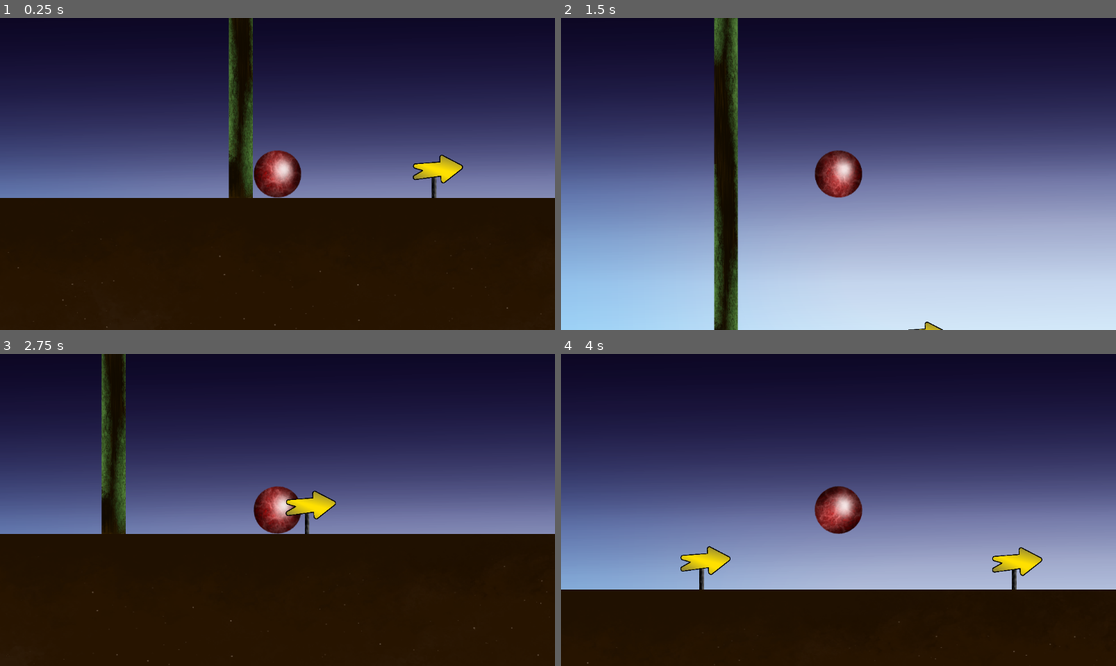
Above: before the commit, frames 1-4 (two rows, left to right).
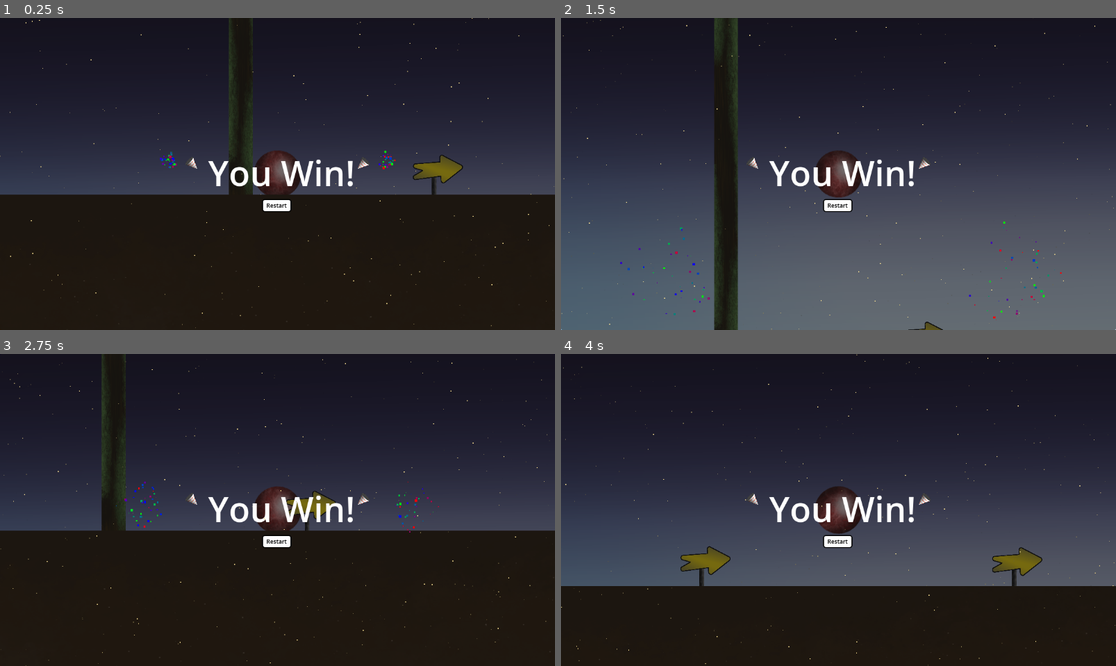
Above: after the commit, the same moments.

Repository: Cicadaware/Basic-Side-Scroller
Game: Godot game, scene res://node_2d.tscn
Two runs of this game, one before a commit and one after it. Both use one fixed random seed, a clock stepped at 60 frames per second and the inputs below.
Inputs:
- Up to frame 1 (0.25 s): no input
- Up to frame 2 (1.5 s): tap Enter (ui_accept) at 0.5, 0.77 s; hold Right (ui_right) 0.53-1.28 s; hold Left (ui_left) from 1.28 s (still down)
- Up to frame 3 (2.75 s): tap Enter (ui_accept) at 1.52 s; release Left (ui_left) at 2.03 s; hold Right (ui_right) from 2.03 s (still down)
- Up to frame 4 (4 s): tap Enter (ui_accept) at 3.02, 3.77 s; release Right (ui_right) at 3.53 s; hold Left (ui_left) from 3.53 s (still down)

The runs differ from the first frame. In frame 1, 36% of the frame differs, in the area x 0-100%, y 0-100%; in frame 2, 77%; in frame 3, 36%; in frame 4, 54%.

Commit message:
updated platform mechanics, added death area

Diff:
--- a/node_2d.gd
+++ b/node_2d.gd
@@ -11,8 +11,12 @@
 	get_tree().paused = true
 
 	var window_size = get_viewport().get_visible_rect().size
-	$WinScreen/Confetti.position = window_size / 2
-	$WinScreen/Confetti2.position = window_size / 2
+
+	var particleOffset = Vector2(200, 0)
+	$WinScreen/Confetti.position = window_size / 2 - particleOffset
+	$WinScreen/Confetti2.position = window_size / 2 + particleOffset
+
+	$WinScreen/Sparkles.position = window_size / 2
 
 	$WinScreen/Confetti.emitting = true
 	$WinScreen/Confetti2.emitting = true
@@ -25,11 +29,11 @@
 func _ready():
 	timer.start()
 	timer.timeout.connect(_on_timer_timeout)
-	print(get_tree().get_nodes_in_group("disappearingPlatform"))
-
+	get_tree().call_group("disappearingPlatform2", "toggle_state")
 
 func _on_timer_timeout():
 	get_tree().call_group("disappearingPlatform", "toggle_state")
+	get_tree().call_group("disappearingPlatform2", "toggle_state")
 
 func _on_death_area_body_entered(body):
 	if body.is_in_group("Player"):
--- a/node_2d.tscn
+++ b/node_2d.tscn
@@ -14,8 +14,17 @@
 [ext_resource type="Texture2D" uid="uid://buyudrv5tymtm" path="res://resources/woodenFreePlatform.png" id="8_x0ka3"]
 [ext_resource type="Script" uid="uid://bnp27742672bv" path="res://platform_2.gd" id="9_d2bti"]
 [ext_resource type="Script" uid="uid://botwx5exfi6mk" path="res://platform_7.gd" id="9_ta5nu"]
+[ext_resource type="Script" uid="uid://d1nu8pnd3gygv" path="res://platform_9.gd" id="10_7vxoj"]
 [ext_resource type="Texture2D" uid="uid://cndyufnbe1a25" path="res://resources/woodenbeam.png" id="10_x0ka3"]
 [ext_resource type="Script" uid="uid://csrh0ppiip4c4" path="res://platform_4.gd" id="11_ta5nu"]
+[ext_resource type="Script" uid="uid://8x6tidd465bx" path="res://platform_11.gd" id="15_ei405"]
+[ext_resource type="Script" uid="uid://cicessxts8typ" path="res://platform_12.gd" id="16_e8dv2"]
+[ext_resource type="Script" uid="uid://crds0suisuabe" path="res://win_screen.gd" id="16_flf07"]
+[ext_resource type="Script" uid="uid://7j3che1u565o" path="res://platform_10.gd" id="17_2nhjh"]
+[ext_resource type="Texture2D" uid="uid://dn6hoosy810dy" path="res://resources/confetti_cannon.png" id="21_ei405"]
+
+[sub_resource type="RectangleShape2D" id="RectangleShape2D_d21ai"]
+size = Vector2(94.5, 221)
 
 [sub_resource type="CircleShape2D" id="CircleShape2D_epypp"]
 
@@ -34,18 +43,33 @@
 [sub_resource type="RectangleShape2D" id="RectangleShape2D_nr8wp"]
 size = Vector2(123.2, 130.548)
 
-[sub_resource type="RectangleShape2D" id="RectangleShape2D_d21ai"]
-size = Vector2(94.5, 221)
+[sub_resource type="Theme" id="Theme_k73cj"]
+
+[sub_resource type="StyleBoxFlat" id="StyleBoxFlat_rjqkl"]
+bg_color = Color(1, 1, 1, 1)
+border_width_left = 2
+border_width_top = 2
+border_width_right = 2
+border_width_bottom = 2
+border_color = Color(0, 0, 0, 1)
+corner_radius_top_left = 5
+corner_radius_top_right = 5
+corner_radius_bottom_right = 5
+corner_radius_bottom_left = 5
 
 [sub_resource type="Gradient" id="Gradient_flf07"]
 offsets = PackedFloat32Array(0, 0.46835443, 1)
 colors = PackedColorArray(1, 0, 0, 1, 0, 0, 1, 1, 0, 1, 0, 1)
 
+[sub_resource type="Gradient" id="Gradient_ta5nu"]
+offsets = PackedFloat32Array(0.19178082, 1)
+colors = PackedColorArray(1, 1, 1, 1, 0, 0, 0, 0)
+
 [sub_resource type="RectangleShape2D" id="RectangleShape2D_x0ka3"]
 size = Vector2(130.932, 125.268)
 
 [sub_resource type="RectangleShape2D" id="RectangleShape2D_flf07"]
-size = Vector2(4528, 2819)
+size = Vector2(10971, 2819)
 
 [node name="Node2D" type="Node2D"]
 script = ExtResource("1_kdubu")
@@ -59,6 +83,18 @@
 texture = ExtResource("7_0h7mo")
 stretch_mode = 5
 
+[node name="WinArea" type="Area2D" parent="."]
+position = Vector2(4448, -1712)
+
+[node name="CollisionShape2D" type="CollisionShape2D" parent="WinArea"]
+position = Vector2(17, 1)
+shape = SubResource("RectangleShape2D_d21ai")
+
+[node name="Sprite2D" type="Sprite2D" parent="WinArea"]
+position = Vector2(56.1634, 0.885365)
+scale = Vector2(0.718811, 0.577528)
+texture = ExtResource("7_d21ai")
+
 [node name="Player" type="RigidBody2D" parent="." groups=["Player"]]
 position = Vector2(-229, -53)
 script = ExtResource("1_0e48y")
@@ -119,50 +155,6 @@
 position = Vector2(3987.494, -480.7116)
 rotation = -0.3918492
 scale = Vector2(0.22519, 0.237951)
-texture = ExtResource("5_q6r6c")
-
-[node name="arrowPost10" type="Sprite2D" parent="."]
-position = Vector2(4468.94, -683.88947)
-scale = Vector2(0.135714, 0.14939)
-texture = ExtResource("2_x0ka3")
-
-[node name="arrowPost11" type="Sprite2D" parent="."]
-position = Vector2(4054.266, -905.86304)
-scale = Vector2(0.135714, 0.14939)
-texture = ExtResource("2_x0ka3")
-
-[node name="arrowPost12" type="Sprite2D" parent="."]
-position = Vector2(4380.949, -1144.3577)
-scale = Vector2(0.135714, 0.14939)
-texture = ExtResource("2_x0ka3")
-
-[node name="arrowPost13" type="Sprite2D" parent="."]
-position = Vector2(4013.3323, -1423.9607)
-scale = Vector2(0.135714, 0.14939)
-texture = ExtResource("2_x0ka3")
-
-[node name="Arrow8" type="Sprite2D" parent="."]
-position = Vector2(4468.94, -707.88947)
-rotation = -2.41671
-scale = Vector2(0.157189, 0.214412)
-texture = ExtResource("5_q6r6c")
-
-[node name="Arrow9" type="Sprite2D" parent="."]
-position = Vector2(4051.766, -932.86304)
-rotation = -0.735509
-scale = Vector2(0.152156, 0.211263)
-texture = ExtResource("5_q6r6c")
-
-[node name="Arrow10" type="Sprite2D" parent="."]
-position = Vector2(4384.0005, -1160.0002)
-rotation = -2.1936
-scale = Vector2(0.150133, 0.184681)
-texture = ExtResource("5_q6r6c")
-
-[node name="Arrow11" type="Sprite2D" parent="."]
-position = Vector2(4006.3323, -1447.9607)
-rotation = -0.519905
-scale = Vector2(0.173327, 0.186074)
 texture = ExtResource("5_q6r6c")
 
 [node name="arrowPost7" type="Sprite2D" parent="."]
@@ -203,7 +195,7 @@
 shape = SubResource("RectangleShape2D_hqns4")
 
 [node name="Platform 5" type="StaticBody2D" parent="." groups=["Ground"]]
-position = Vector2(1487, -1161)
+position = Vector2(1488, -1208)
 scale = Vector2(2, 0.383)
 constant_linear_velocity = Vector2(0, 0.035)
 
@@ -216,10 +208,23 @@
 position = Vector2(5.375, -28.7206)
 shape = SubResource("RectangleShape2D_hqns4")
 
-[node name="Platform 9" type="StaticBody2D" parent="." groups=["Ground"]]
+[node name="Platform 9" type="StaticBody2D" parent="." groups=["Ground", "disappearingPlatform2"]]
 position = Vector2(4461, -646)
 scale = Vector2(2, 0.383)
 constant_linear_velocity = Vector2(0, 0.035)
+script = ExtResource("10_7vxoj")
+
+[node name="ArrowPost" type="Sprite2D" parent="Platform 9"]
+position = Vector2(3.9699707, -98.9281)
+scale = Vector2(0.067857, 0.39005223)
+texture = ExtResource("2_x0ka3")
+
+[node name="Arrow" type="Sprite2D" parent="Platform 9"]
+position = Vector2(3.9699707, -161.59131)
+rotation = -1.7837216
+scale = Vector2(0.2784122, 0.42505613)
+skew = -1.1898504
+texture = ExtResource("5_q6r6c")
 
 [node name="Sprite2D" type="Sprite2D" parent="Platform 9"]
 position = Vector2(4.99998, 31.3318)
@@ -264,9 +269,19 @@
 constant_linear_velocity = Vector2(0, 0.035)
 script = ExtResource("9_ta5nu")
 
+[node name="ArrowPost" type="Sprite2D" parent="Platform 7"]
+position = Vector2(2.190796, -100.84888)
+scale = Vector2(0.067857, 0.39005223)
+texture = ExtResource("2_x0ka3")
+
+[node name="Arrow" type="Sprite2D" parent="Platform 7"]
+position = Vector2(6.065796, -194.19092)
+scale = Vector2(0.112595, 0.621282)
+texture = ExtResource("5_q6r6c")
+
 [node name="Sprite2D" type="Sprite2D" parent="Platform 7"]
-position = Vector2(3.99998, -62.66313)
-rotation = 3.1415927
+position = Vector2(4, -62.663086)
+rotation = -3.1415925
 scale = Vector2(0.159696, 0.835509)
 texture = ExtResource("8_ir8iy")
 
@@ -274,27 +289,17 @@
 position = Vector2(5.375, -28.7206)
 shape = SubResource("RectangleShape2D_hqns4")
 
-[node name="arrowPost8" type="Sprite2D" parent="Platform 7"]
-position = Vector2(2.190796, -100.84888)
-scale = Vector2(0.067857, 0.39005223)
-texture = ExtResource("2_x0ka3")
-
-[node name="Arrow15" type="Sprite2D" parent="Platform 7"]
-position = Vector2(6.065796, -194.19092)
-scale = Vector2(0.112595, 0.621282)
-texture = ExtResource("5_q6r6c")
-
 [node name="Platform 2" type="StaticBody2D" parent="." groups=["Ground", "disappearingPlatform"]]
 position = Vector2(1090, -437)
 scale = Vector2(2, 0.383)
 script = ExtResource("9_d2bti")
 
-[node name="arrowPost4" type="Sprite2D" parent="Platform 2"]
+[node name="ArrowPost" type="Sprite2D" parent="Platform 2"]
 position = Vector2(2.1330566, -117.13577)
 scale = Vector2(0.067857, 0.39005223)
 texture = ExtResource("2_x0ka3")
 
-[node name="Arrow4" type="Sprite2D" parent="Platform 2"]
+[node name="Arrow" type="Sprite2D" parent="Platform 2"]
 position = Vector2(0.88305664, -187.63187)
 rotation = -1.362245
 scale = Vector2(0.2724606, 0.41510135)
@@ -341,12 +346,12 @@
 scale = Vector2(2, 0.383)
 script = ExtResource("11_ta5nu")
 
-[node name="arrowPost6" type="Sprite2D" parent="Platform 4"]
+[node name="ArrowPost" type="Sprite2D" parent="Platform 4"]
 position = Vector2(2.1661377, -91.2811)
 scale = Vector2(0.067857, 0.39005223)
 texture = ExtResource("2_x0ka3")
 
-[node name="Arrow6" type="Sprite2D" parent="Platform 4"]
+[node name="Arrow" type="Sprite2D" parent="Platform 4"]
 position = Vector2(3.5, -154.04706)
 rotation = -1.2479644
 scale = Vector2(0.23707329, 0.42416388)
@@ -363,9 +368,22 @@
 position = Vector2(5.5, 0)
 shape = SubResource("RectangleShape2D_ta5nu")
 
-[node name="Platform 11" type="StaticBody2D" parent="." groups=["Ground"]]
+[node name="Platform 11" type="StaticBody2D" parent="." groups=["Ground", "disappearingPlatform2"]]
 position = Vector2(4389, -1114)
 scale = Vector2(2, 0.383)
+script = ExtResource("15_ei405")
+
+[node name="ArrowPost" type="Sprite2D" parent="Platform 11"]
+position = Vector2(-4.0253906, -79.262695)
+scale = Vector2(0.067857, 0.39005223)
+texture = ExtResource("2_x0ka3")
+
+[node name="Arrow" type="Sprite2D" parent="Platform 11"]
+position = Vector2(-2.4997559, -120.10498)
+rotation = -1.7074647
+scale = Vector2(0.32139105, 0.29110026)
+skew = -1.1735344
+texture = ExtResource("5_q6r6c")
 
 [node name="Sprite2D" type="Sprite2D" parent="Platform 11"]
 position = Vector2(4.50005, 36.5534)
@@ -376,9 +394,22 @@
 position = Vector2(5, 0)
 shape = SubResource("RectangleShape2D_hqns4")
 
-[node name="Platform 12" type="StaticBody2D" parent="." groups=["Ground"]]
-position = Vector2(4003, -1396)
-scale = Vector2(2, 0.383)
+[node name="Platform 12" type="StaticBody2D" parent="." groups=["Ground", "disappearingPlatform"]]
+position = Vector2(4000, -1360.0001)
+scale = Vector2(2, 0.383)
+script = ExtResource("16_e8dv2")
+
+[node name="ArrowPost" type="Sprite2D" parent="Platform 12"]
+position = Vector2(5.1661377, -73.004395)
+scale = Vector2(0.067857, 0.39005223)
+texture = ExtResource("2_x0ka3")
+
+[node name="Arrow" type="Sprite2D" parent="Platform 12"]
+position = Vector2(1.6661377, -135.66748)
+rotation = -1.2479644
+scale = Vector2(0.23707329, 0.42416388)
+skew = 1.1387788
+texture = ExtResource("5_q6r6c")
 
 [node name="Sprite2D" type="Sprite2D" parent="Platform 12"]
 position = Vector2(5.50005, -33.9426)
@@ -390,9 +421,22 @@
 position = Vector2(5.5, 0.000235558)
 shape = SubResource("RectangleShape2D_hqns4")
 
-[node name="Platform 10" type="StaticBody2D" parent="." groups=["Ground"]]
+[node name="Platform 10" type="StaticBody2D" parent="." groups=["Ground", "disappearingPlatform"]]
 position = Vector2(4052, -868)
 scale = Vector2(2, 0.383)
+script = ExtResource("17_2nhjh")
+
+[node name="ArrowPost" type="Sprite2D" parent="Platform 10"]
+position = Vector2(1.1330566, -98.85913)
+scale = Vector2(0.067857, 0.39005223)
+texture = ExtResource("2_x0ka3")
+
+[node name="Arrow" type="Sprite2D" parent="Platform 10"]
+position = Vector2(-0.11694336, -169.35522)
+rotation = -1.362245
+scale = Vector2(0.2724606, 0.41510138)
+skew = 1.190663
+texture = ExtResource("5_q6r6c")
 
 [node name="Sprite2D" type="Sprite2D" parent="Platform 10"]
 position = Vector2(5.00005, -33.9425)
@@ -400,7 +444,7 @@
 scale = Vector2(0.165, 0.613575)
 texture = ExtResource("8_x0ka3")
 
-[node name="CollisionShape2D4" type="CollisionShape2D" parent="Platform 10" groups=["Ground"]]
+[node name="CollisionShape2D" type="CollisionShape2D" parent="Platform 10" groups=["Ground"]]
 position = Vector2(5, 0)
 shape = SubResource("RectangleShape2D_hqns4")
 
@@ -447,20 +491,8 @@
 position = Vector2(2.59999, 2.61664)
 shape = SubResource("RectangleShape2D_nr8wp")
 
-[node name="WinArea" type="Area2D" parent="."]
-position = Vector2(4448, -1769)
-
-[node name="CollisionShape2D" type="CollisionShape2D" parent="WinArea"]
-position = Vector2(17, 1)
-shape = SubResource("RectangleShape2D_d21ai")
-
-[node name="Sprite2D" type="Sprite2D" parent="WinArea"]
-position = Vector2(56.1634, 0.885365)
-scale = Vector2(0.718811, 0.577528)
-texture = ExtResource("7_d21ai")
-
 [node name="Platform 13" type="StaticBody2D" parent="." groups=["Ground"]]
-position = Vector2(4445, -1638)
+position = Vector2(4448, -1584)
 scale = Vector2(2, 0.383)
 constant_linear_velocity = Vector2(0, 0.035)
 
@@ -474,7 +506,7 @@
 shape = SubResource("RectangleShape2D_hqns4")
 
 [node name="WinScreen" type="CanvasLayer" parent="."]
-visible = false
+script = ExtResource("16_flf07")
 
 [node name="Panel" type="Panel" parent="WinScreen"]
 anchors_preset = 15
@@ -485,38 +517,49 @@
 
 [node name="Label" type="Label" parent="WinScreen/Panel"]
 layout_mode = 1
-anchors_preset = 14
+anchors_preset = 8
+anchor_left = 0.5
 anchor_top = 0.5
-anchor_right = 1.0
+anchor_right = 0.5
 anchor_bottom = 0.5
-offset_top = -11.5
-offset_bottom = 11.5
+offset_left = -144.0
+offset_top = -52.0
+offset_right = 160.0
+offset_bottom = 47.0
 grow_horizontal = 2
 grow_vertical = 2
+theme_override_font_sizes/font_size = 72
 text = "You Win!"
 horizontal_alignment = 1
 vertical_alignment = 1
 
 [node name="RestartButton" type="Button" parent="WinScreen"]
 process_mode = 2
-anchors_preset = -1
-anchor_left = 0.472
-anchor_top = 0.52
-anchor_right = 0.529
-anchor_bottom = 0.568
-offset_left = 0.255981
-offset_top = 0.039978
-offset_right = -0.408081
-offset_bottom = -0.0640259
+anchors_preset = 8
+anchor_left = 0.5
+anchor_top = 0.5
+anchor_right = 0.5
+anchor_bottom = 0.5
+offset_left = -32.0
+offset_top = 52.0
+offset_right = 29.0
+offset_bottom = 79.0
 grow_horizontal = 2
 grow_vertical = 2
+size_flags_vertical = 4
+theme = SubResource("Theme_k73cj")
+theme_override_colors/font_color = Color(0, 0, 0, 1)
+theme_override_colors/font_focus_color = Color(0, 0, 0, 1)
+theme_override_font_sizes/font_size = 12
+theme_override_styles/normal = SubResource("StyleBoxFlat_rjqkl")
 text = "Restart"
 
 [node name="Confetti" type="CPUParticles2D" parent="WinScreen"]
 process_mode = 3
-position = Vector2(560, 336.00003)
+position = Vector2(392, 295.99997)
 rotation = -2.1816614
 amount = 40
+lifetime = 2.0
 explosiveness = 1.0
 randomness = 1.0
 spread = 15.0
@@ -532,9 +575,10 @@
 
 [node name="Confetti2" type="CPUParticles2D" parent="WinScreen"]
 process_mode = 3
-position = Vector2(591.99994, 336)
+position = Vector2(760, 296)
 rotation = -0.9599312
 amount = 40
+lifetime = 2.0
 explosiveness = 1.0
 randomness = 1.0
 spread = 15.0
@@ -548,12 +592,38 @@
 hue_variation_min = 1.0
 hue_variation_max = 1.0
 
+[node name="Sparkles" type="CPUParticles2D" parent="WinScreen"]
+process_mode = 3
+position = Vector2(576, 320)
+scale = Vector2(0.30499253, 0.3112222)
+amount = 500
+lifetime = 0.5
+emission_shape = 3
+emission_rect_extents = Vector2(1920, 1080)
+spread = 180.0
+gravity = Vector2(0, 0)
+scale_amount_max = 2.0
+color = Color(1, 0.9043261, 0.5873669, 0.99500006)
+color_ramp = SubResource("Gradient_ta5nu")
+
+[node name="Sprite2D" type="Sprite2D" parent="WinScreen"]
+position = Vector2(400.00003, 304.00003)
+rotation = 5.497787
+scale = Vector2(0.04160871, 0.039705075)
+texture = ExtResource("21_ei405")
+
+[node name="Sprite2D2" type="Sprite2D" parent="WinScreen"]
+position = Vector2(752, 304.00006)
+rotation = 0.7853982
+scale = Vector2(0.04160871, 0.039705075)
+texture = ExtResource("21_ei405")
+
 [node name="Ground" type="StaticBody2D" parent="." groups=["Ground"]]
 position = Vector2(618, 27)
 scale = Vector2(15.296, 0.383178)
 
 [node name="Sprite2D" type="Sprite2D" parent="Ground"]
-position = Vector2(-63.97117, 991.706)
+position = Vector2(-62.369244, 973.438)
 scale = Vector2(0.083048806, 2.62933)
 texture = ExtResource("6_hqns4")
 
@@ -564,11 +634,14 @@
 [node name="Timer" type="Timer" parent="."]
 wait_time = 2.0
 
+[node name="Timer2" type="Timer" parent="."]
+wait_time = 2.0
+
 [node name="Death area" type="Area2D" parent="."]
 position = Vector2(2704, 0)
 
 [node name="CollisionShape2D" type="CollisionShape2D" parent="Death area"]
-position = Vector2(1600, 1152)
+position = Vector2(4804, 2485)
 shape = SubResource("RectangleShape2D_flf07")
 
 [node name="SpawnPoint" type="Marker2D" parent="."]
--- /dev/null
+++ b/platform_10.gd
@@ -0,0 +1,13 @@
+extends StaticBody2D
+
+@onready var collision = $CollisionShape2D
+@onready var sprites = [$Sprite2D, $ArrowPost, $Arrow]
+
+var active_alpha := 1.0
+var inactive_alpha := 0.25
+func toggle_state():
+	collision.disabled = !collision.disabled
+
+	var target_alpha = inactive_alpha if collision.disabled else active_alpha
+	for sprite in sprites:
+		sprite.modulate = Color(1, 1, 1, target_alpha)
--- /dev/null
+++ b/platform_11.gd
@@ -0,0 +1,13 @@
+extends StaticBody2D
+
+@onready var collision = $CollisionShape2D
+@onready var sprites = [$Sprite2D, $ArrowPost, $Arrow]
+
+var active_alpha := 1.0
+var inactive_alpha := 0.25
+func toggle_state():
+	collision.disabled = !collision.disabled
+
+	var target_alpha = inactive_alpha if collision.disabled else active_alpha
+	for sprite in sprites:
+		sprite.modulate = Color(1, 1, 1, target_alpha)
--- /dev/null
+++ b/platform_12.gd
@@ -0,0 +1,13 @@
+extends StaticBody2D
+
+@onready var collision = $CollisionShape2D
+@onready var sprites = [$Sprite2D, $ArrowPost, $Arrow]
+
+var active_alpha := 1.0
+var inactive_alpha := 0.25
+func toggle_state():
+	collision.disabled = !collision.disabled
+
+	var target_alpha = inactive_alpha if collision.disabled else active_alpha
+	for sprite in sprites:
+		sprite.modulate = Color(1, 1, 1, target_alpha)
--- a/platform_2.gd
+++ b/platform_2.gd
@@ -1,7 +1,13 @@
 extends StaticBody2D
 
 @onready var collision = $CollisionShape2D
+@onready var sprites = [$Sprite2D, $ArrowPost, $Arrow]
 
+var active_alpha := 1.0
+var inactive_alpha := 0.25
 func toggle_state():
-	visible = !visible
-	collision.disabled = !visible
+	collision.disabled = !collision.disabled
+
+	var target_alpha = inactive_alpha if collision.disabled else active_alpha
+	for sprite in sprites:
+		sprite.modulate = Color(1, 1, 1, target_alpha)
--- a/platform_4.gd
+++ b/platform_4.gd
@@ -1,7 +1,13 @@
 extends StaticBody2D
 
 @onready var collision = $CollisionShape2D
+@onready var sprites = [$Sprite2D, $ArrowPost, $Arrow]
 
+var active_alpha := 1.0
+var inactive_alpha := 0.25
 func toggle_state():
-	visible = !visible
-	collision.disabled = !visible
+	collision.disabled = !collision.disabled
+
+	var target_alpha = inactive_alpha if collision.disabled else active_alpha
+	for sprite in sprites:
+		sprite.modulate = Color(1, 1, 1, target_alpha)
--- a/platform_7.gd
+++ b/platform_7.gd
@@ -1,7 +1,13 @@
 extends StaticBody2D
 
 @onready var collision = $CollisionShape2D
+@onready var sprites = [$Sprite2D, $ArrowPost, $Arrow]
 
+var active_alpha := 1.0
+var inactive_alpha := 0.25
 func toggle_state():
-	visible = !visible
-	collision.disabled = !visible
+	collision.disabled = !collision.disabled
+
+	var target_alpha = inactive_alpha if collision.disabled else active_alpha
+	for sprite in sprites:
+		sprite.modulate = Color(1, 1, 1, target_alpha)
--- /dev/null
+++ b/platform_9.gd
@@ -0,0 +1,13 @@
+extends StaticBody2D
+
+@onready var collision = $CollisionShape2D
+@onready var sprites = [$Sprite2D, $ArrowPost, $Arrow]
+
+var active_alpha := 1.0
+var inactive_alpha := 0.25
+func toggle_state():
+	collision.disabled = !collision.disabled
+
+	var target_alpha = inactive_alpha if collision.disabled else active_alpha
+	for sprite in sprites:
+		sprite.modulate = Color(1, 1, 1, target_alpha)
--- a/project.godot
+++ b/project.godot
@@ -19,6 +19,7 @@
 
 Ground=""
 disappearingPlatform=""
+disappearingPlatform2=""
 
 [input]
 
--- /dev/null
+++ b/restart_button.gd
@@ -0,0 +1 @@
+extends Button
--- /dev/null
+++ b/win_screen.gd
@@ -0,0 +1,20 @@
+extends CanvasLayer
+
+@onready var confetti1 = $Confetti
+@onready var confetti2 = $Confetti2
+@onready var sparkles = $Sparkles
+
+func _ready():
+	get_viewport().connect("size_changed", Callable(self, "_on_window_resized"))
+	center_particles()
+
+func _on_window_resized():
+	center_particles()
+
+func center_particles():
+	var size = get_viewport().get_visible_rect().size
+	var particleOffset = Vector2(200, 0)
+	confetti1.position = (size / 2) - particleOffset
+	confetti2.position = (size / 2) + particleOffset
+	sparkles.position = size/2
+	sparkles.emission_rect_extents = size*2
Binary file added: basic_sidescroller/index.apple-touch-icon.png
Not shown, added: basic_sidescroller/index.apple-touch-icon.png.import
Binary file added: basic_sidescroller/index.icon.png
Not shown, added: basic_sidescroller/index.icon.png.import
Binary file added: basic_sidescroller/index.png
Not shown, added: basic_sidescroller/index.png.import
Not shown, changed: export_presets.cfg
Not shown: 1 places in node_2d.tscn that only renumber resources
Not shown, added: platform_10.gd.uid
Not shown, added: platform_11.gd.uid
Not shown, added: platform_12.gd.uid
Not shown, added: platform_9.gd.uid
(and 12 more such lines)
